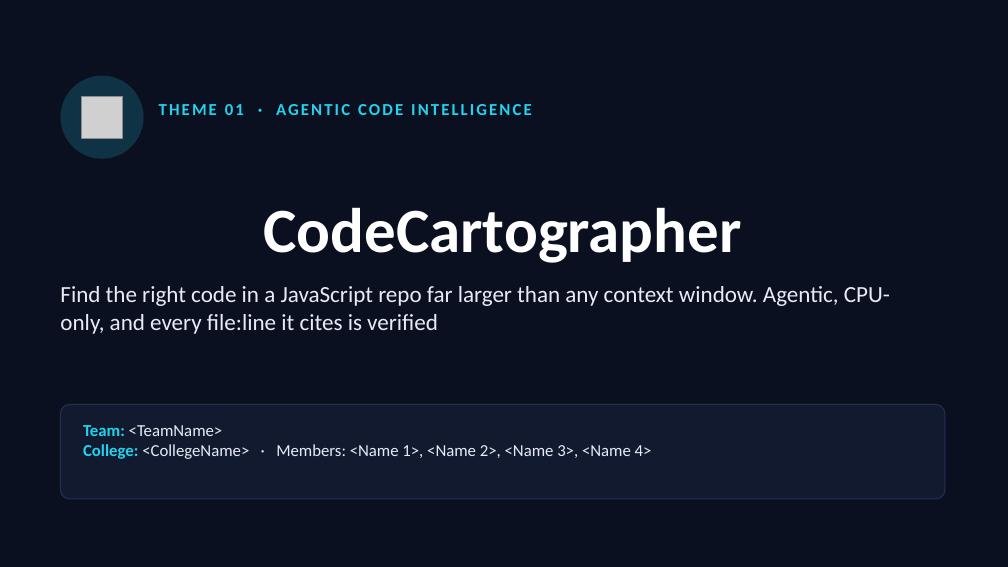
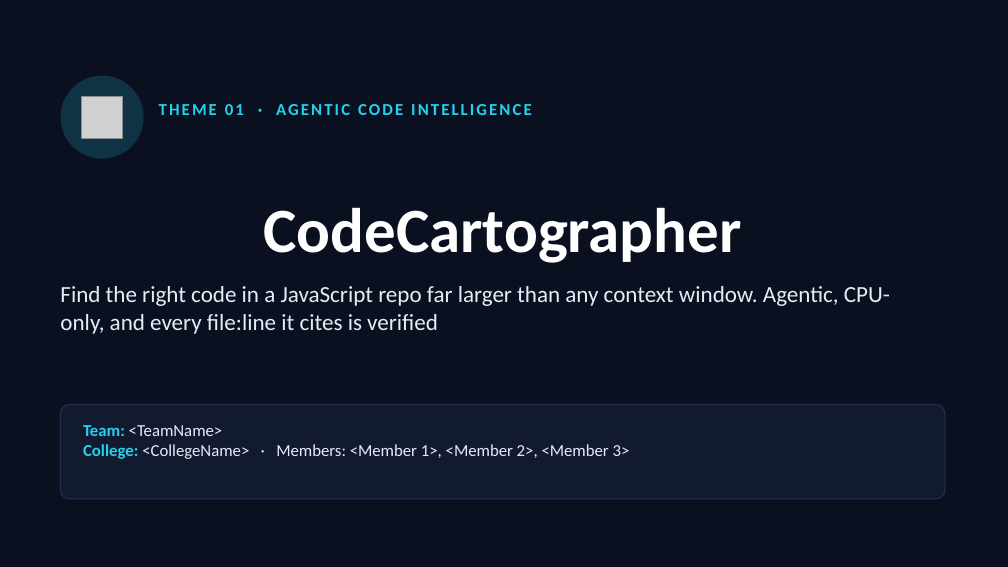
Before and after one commit to AdarshXGupta07/CodeCartographer, a slide deck: slide 1 of docs/CollegeName_TeamName_Submission_ppt.pptx. Drawn at 1008x567 pixels with LibreOffice and Linux fonts; fonts in the diff are those of the drawing; grey boxes stand for pictures. Boxes give left, top, right and bottom in pixels: in the first picture for what was removed or moved away, otherwise in the second. Text is boxed around its words. In the diff, an @@ line names an element or a change of style, - is before the commit and + after.

```diff
--- a/docs/CollegeName_TeamName_Submission_ppt.pptx
+++ b/docs/CollegeName_TeamName_Submission_ppt.pptx
@@ text at (x1=83, y1=444, x2=630, y2=459): text changed @@
-College: <CollegeName> · Members: <Name 1>, <Name 2>, <Name 3>, <Name 4>
+College: <CollegeName> · Members: <Member 1>, <Member 2>, <Member 3>
```
Also in this commit, not shown: 1 other file.
